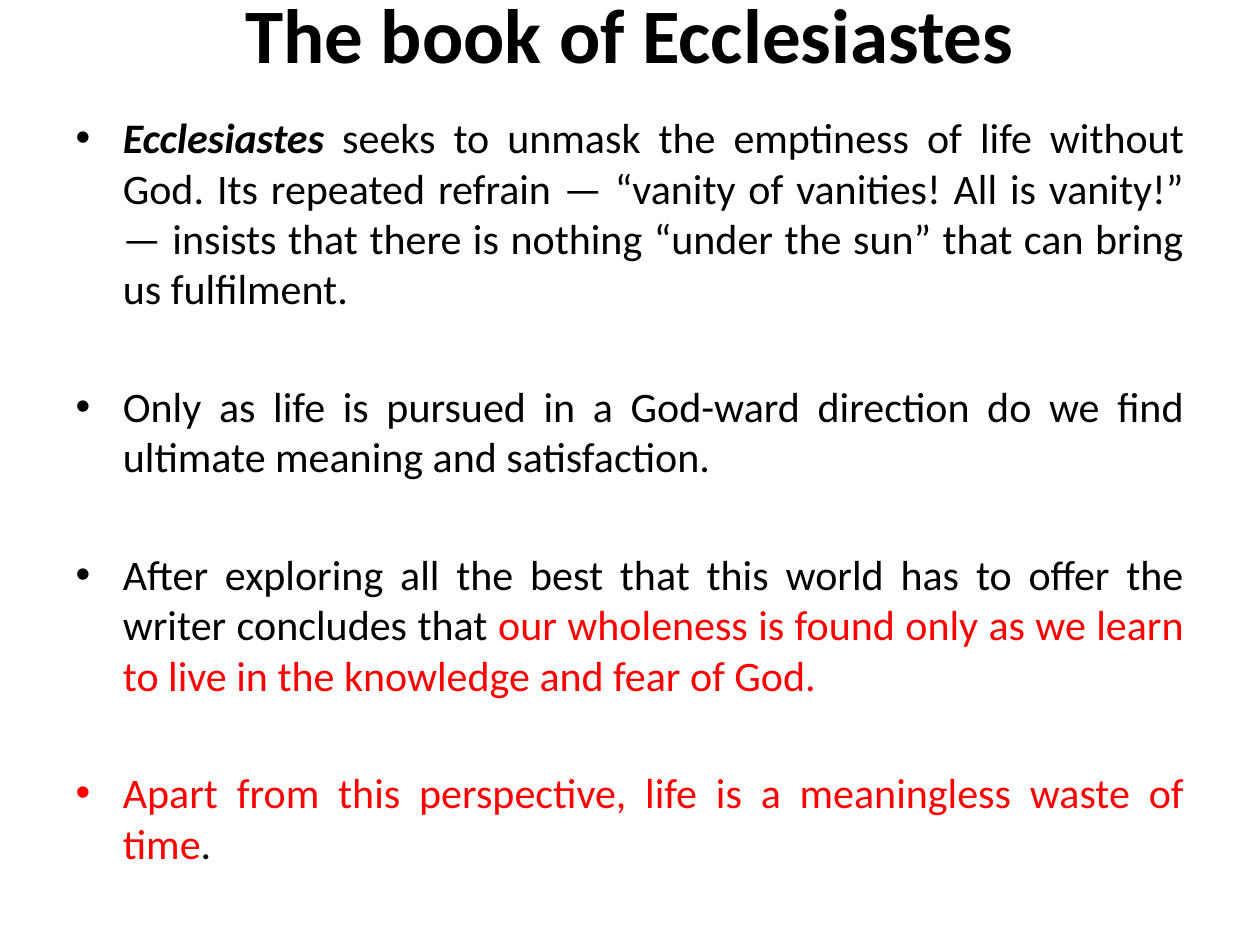
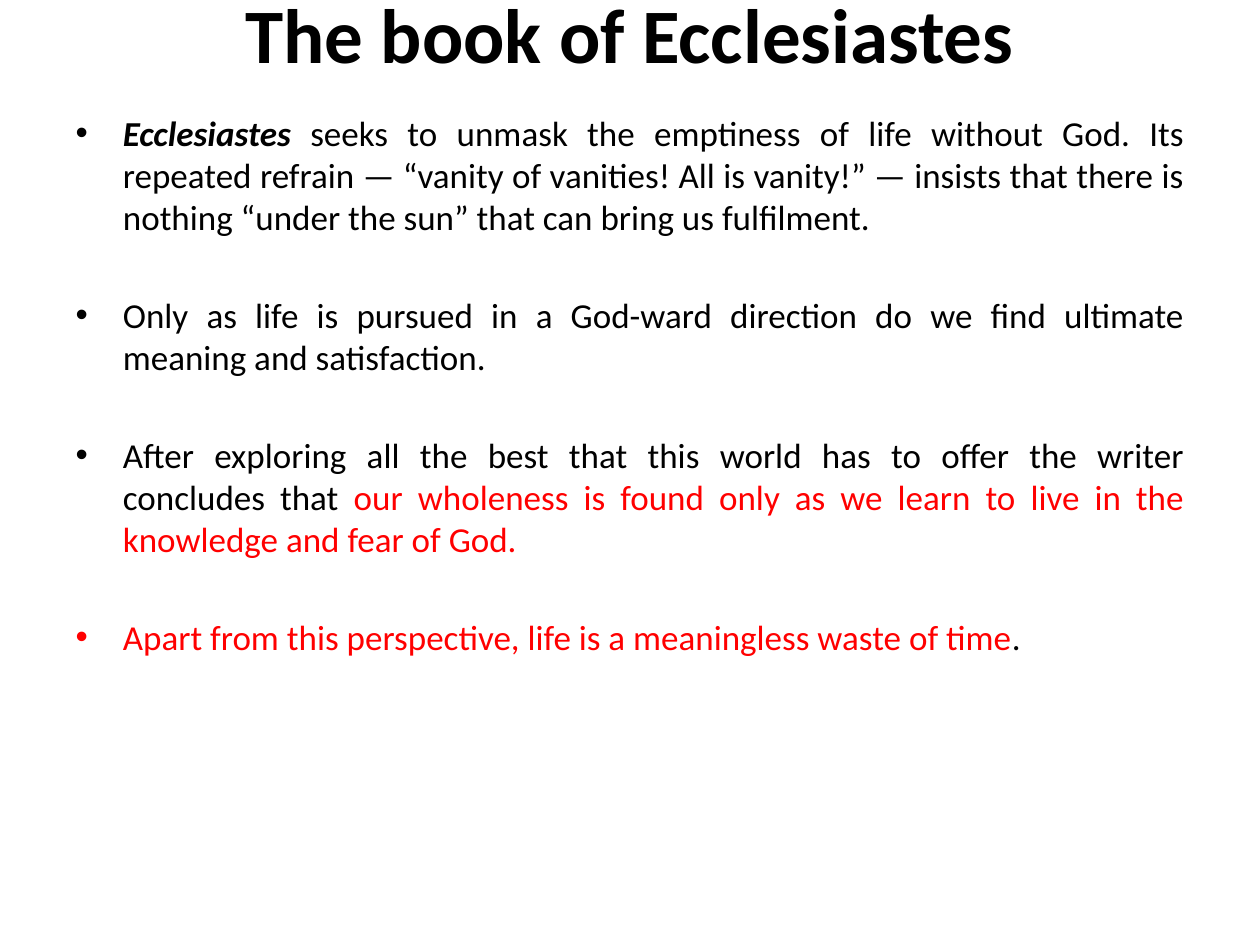
Before and after one commit to mutanganajoseph/Documents, a slide deck: slide 52 of auca/sem-1/intro-to-Bible-study/1 intro to Bible study Notes.pptx. Drawn at 1260x945 pixels with LibreOffice and Linux fonts; fonts in the diff are those of the drawing. Boxes give left, top, right and bottom in pixels: in the first picture for what was removed or moved away, otherwise in the second. Text is boxed around its words. In the diff, an @@ line names an element or a change of style, - is before the commit and + after.

```diff
--- a/auca/sem-1/intro-to-Bible-study/1 intro to Bible study Notes.pptx
+++ b/auca/sem-1/intro-to-Bible-study/1 intro to Bible study Notes.pptx
@@ text "Ecclesiastes seeks to unmask the ..." at [123,121,1184,656]: size 24 to 20 pt @@
```
Also in this commit, not shown: 10 other slides changed, 5 other files.
